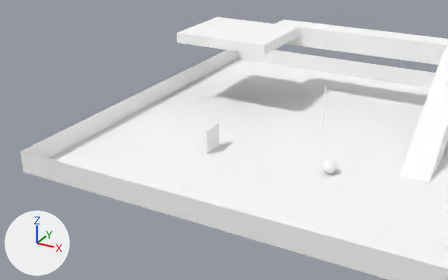
One commit to the Blender file src/main/resources/assets/levels/level2/models/level.blend: the scene before it, then after it.
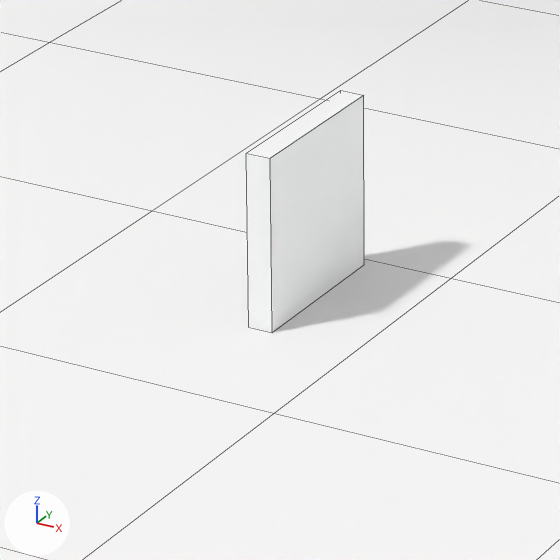
Old and new are each drawn from a 50 mm lens placed at (28.0, -81.1, 36.4), pointed at (-10.4, -11.2, 1.5) and again close up on the part from 38% to 55% of the width and 39% to 66% of the height. Lighting does not change. The marker at lower left points along +X, +Y and +Z. The close-ups show mesh edges as thin lines.
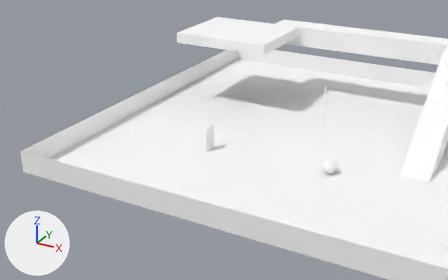
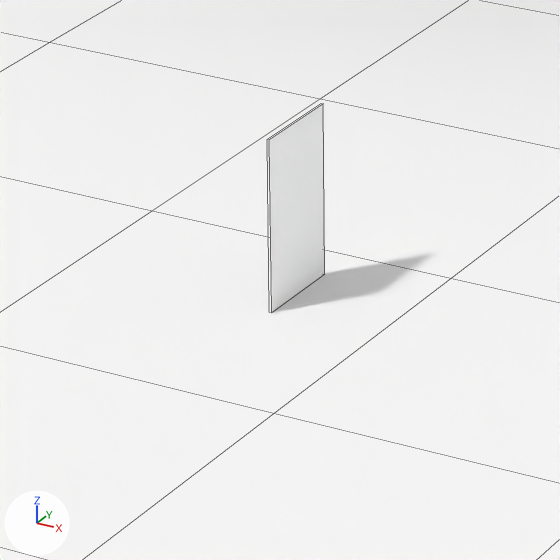
Location of each change, [x1, y1, x2, y2] in pixels of the close-ups (560 x 560 px):
'Cube.001', reshaped
    before: [246, 90, 364, 333]
    after: [267, 104, 325, 313]

Edits to the bpy script that builds the scene:
```text
Change me_cube_001:
    where me_cube_001.from_pydata(...)  # 506 vertices, 518 faces; spans x -12.3..6.0, y 0.0..3.5, z 10.0..13.8
    used by ob_cube_001; location = (0.0, 0.0, 0.0); rotation_euler = (1.571, 0.0, 0.0), in degrees (90, 0, 0)
    me_cube_001 part 1: all 24 vertices in x -12.3..-11.8, y 0.0..3.5, z 10.2..13.8 are scaled about their middle by (0.1, 1, 0.571), then moved by (-0.2, 0.0, 0.0)
```
